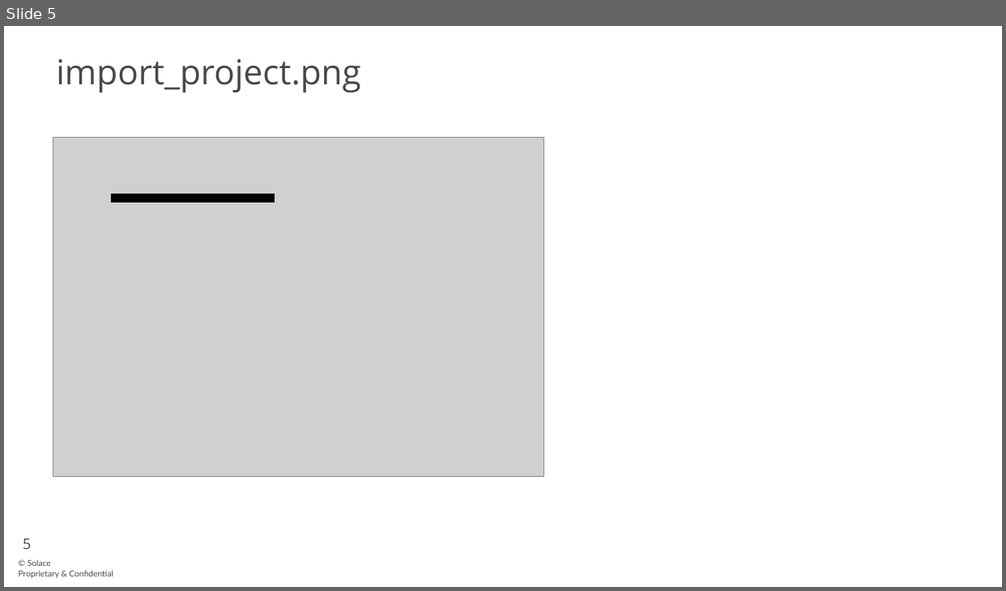
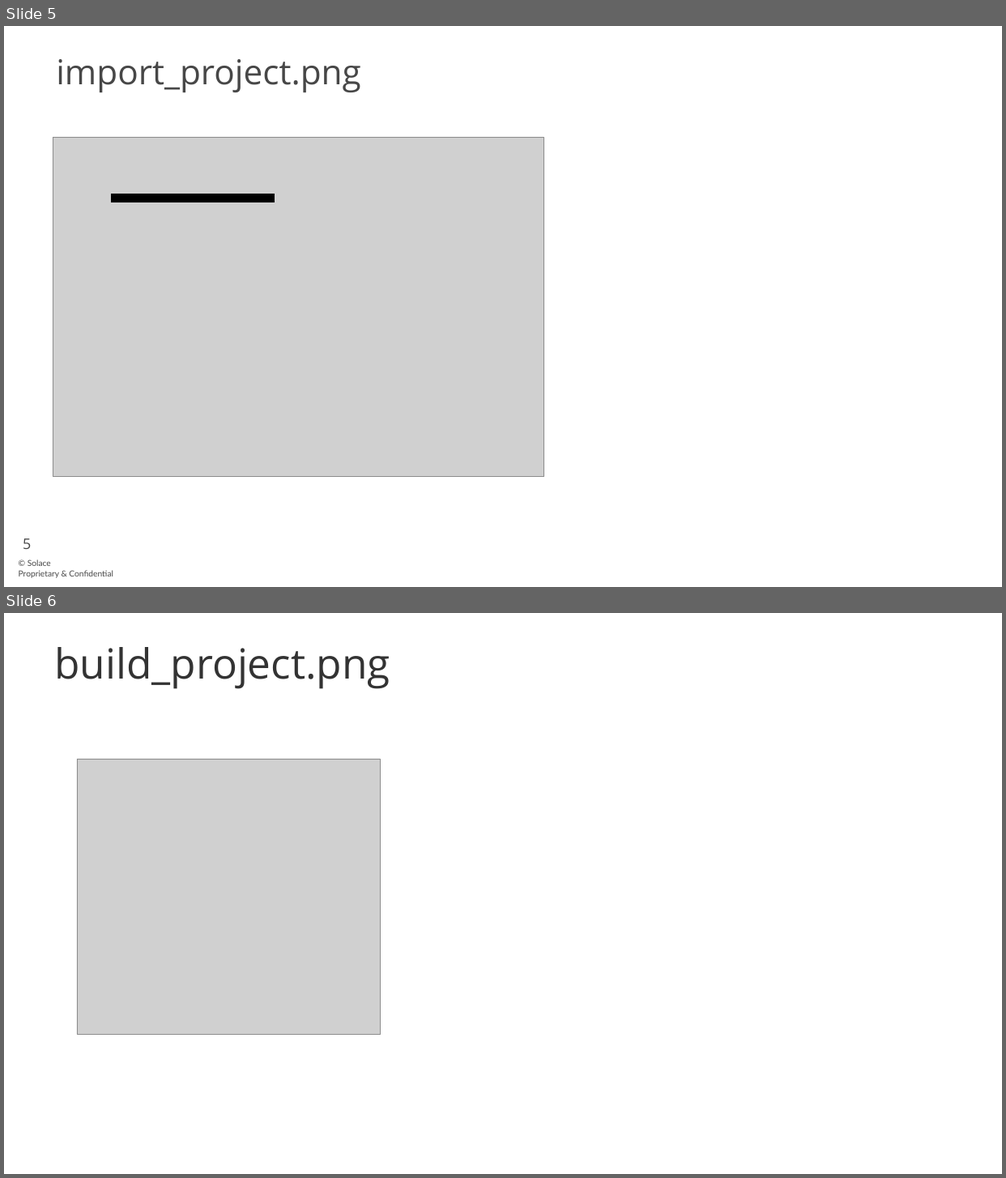
Before and after one commit to solace-iot-team/Bosch-IoT-Showcase, a slide deck: doc/images/Bosch-IoT-Showcase-picture-source.pptx. Shown one above the other, each under a label of ours: slide 5 before the commit, slides 5 and 6 after it. The pictures are 1006x591 and 1006x1178 pixels, drawn with LibreOffice and Linux fonts; fonts in the diff are those of the drawing; grey boxes stand for pictures; background and template pictures are left out. Boxes give left, top, right and bottom in pixels: in the first picture for what was removed or moved away, otherwise in the second. Text is boxed around its words. In the diff, an @@ line names an element or a change of style, - is before the commit and + after.

```diff
--- a/doc/images/Bosch-IoT-Showcase-picture-source.pptx
+++ b/doc/images/Bosch-IoT-Showcase-picture-source.pptx
@@ slide 6 added at [4,613,1002,1174], background #FFFFFF @@
@@ title added at [55,647,390,689], 80 pt, text #333333 @@
+build_project.png
@@ picture added at [77,759,380,1034] @@
```
Also in this commit, not shown: 5 other slides added, 10 other files.
